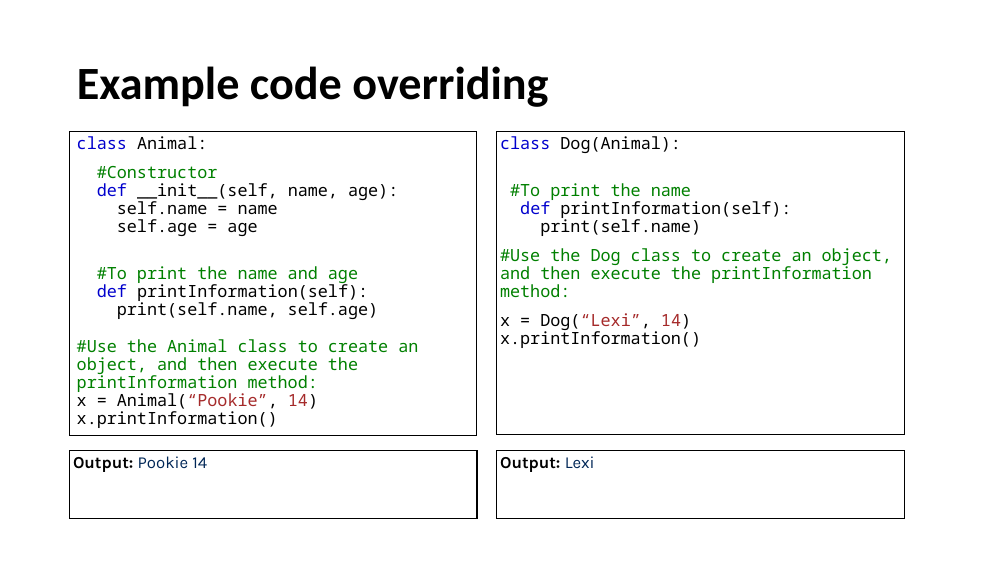
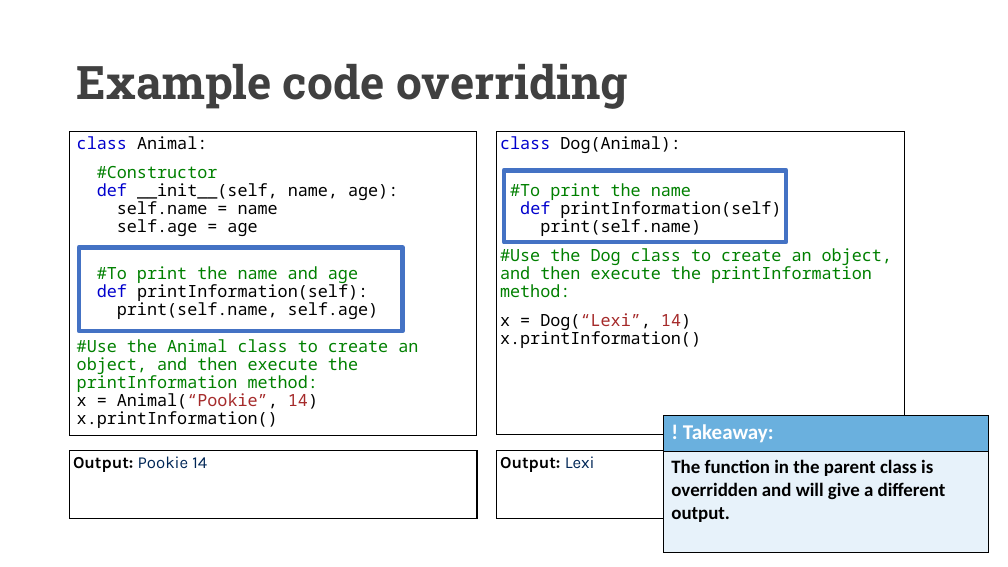
Before and after one commit to UCLL-PR2/exercises, a slide deck: slide 27 of 02-inheritance_overriding/programming2_inheritance_overriding.pptx. Drawn at 1008x567 pixels with LibreOffice and Linux fonts; fonts in the diff are those of the drawing. Boxes give left, top, right and bottom in pixels: in the first picture for what was removed or moved away, otherwise in the second. Text is boxed around its words. In the diff, an @@ line names an element or a change of style, - is before the commit and + after.

```diff
--- a/02-inheritance_overriding/programming2_inheritance_overriding.pptx
+++ b/02-inheritance_overriding/programming2_inheritance_overriding.pptx
@@ title "Example code overriding" at (77, 64, 627, 109): font Calibri to Roboto Slab, text colour #000000 to #404040 @@
@@ rectangle added at (504, 170, 786, 242), outline #4472C4 4.5 pt @@
@@ rectangle added at (79, 247, 402, 331), outline #4472C4 4.5 pt @@
@@ table added at (664, 416, 989, 552), 2 rows, 1 columns @@
+! Takeaway:
+The function in the parent class is overridden and will give a different output.
```
Also in this commit, not shown: 26 other slides changed, 1 other file.
